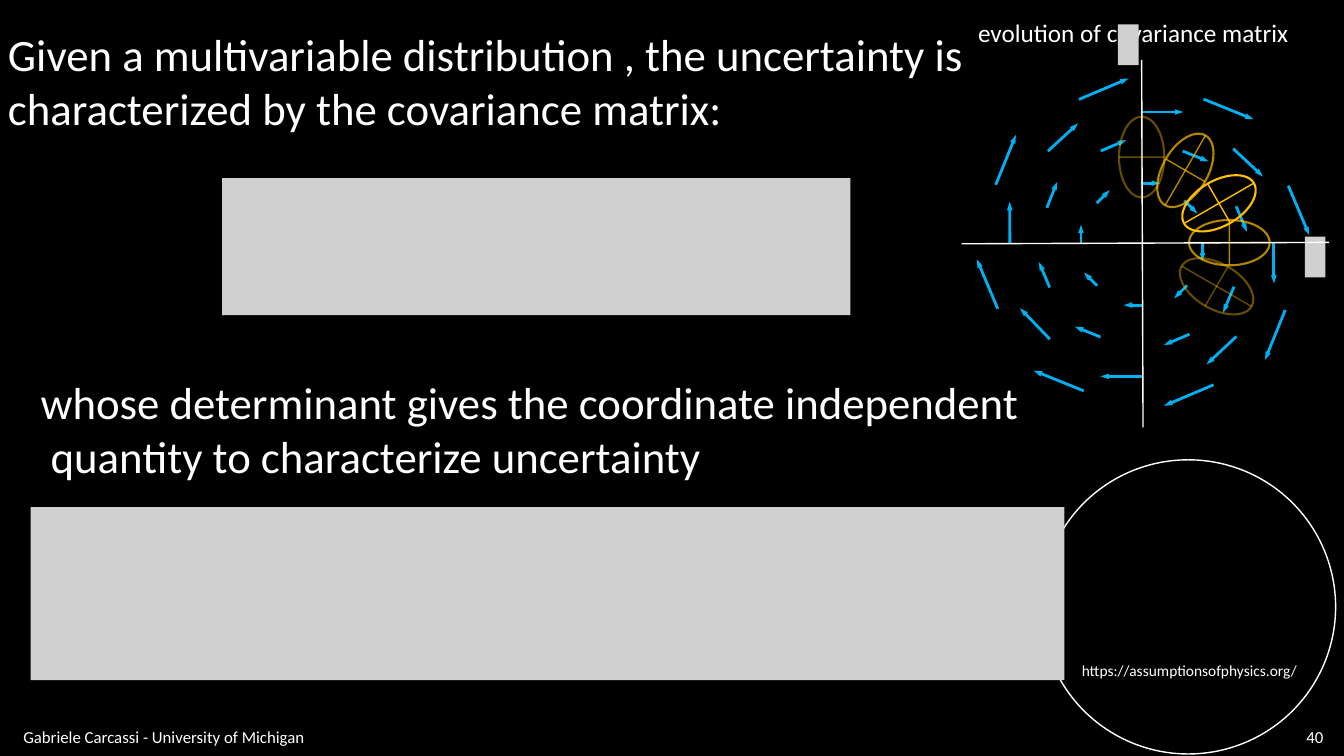
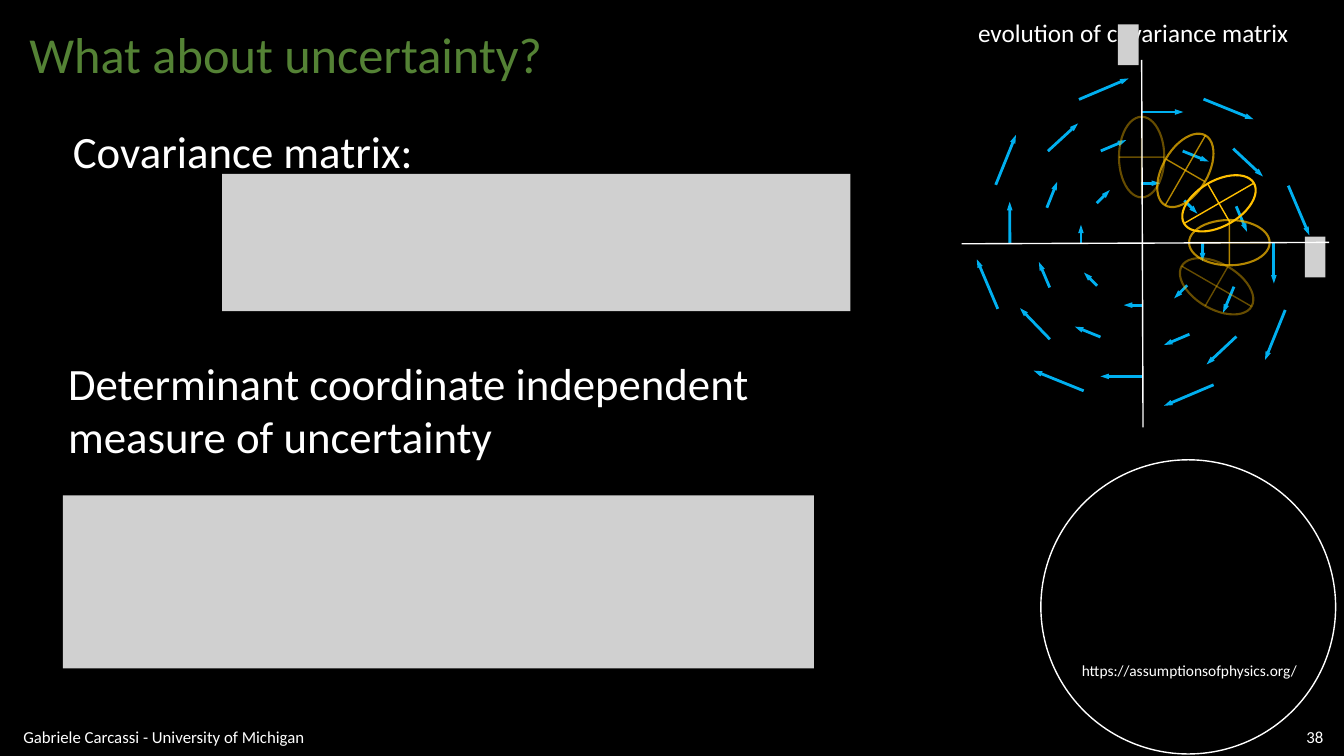
Before and after one commit to assumptionsofphysics/slides, a slide deck: slide 38 of BookCompanions-v2/RP-Class-3.pptx (slide 40 before the commit). Drawn at 1344x756 pixels with LibreOffice and Linux fonts; fonts in the diff are those of the drawing; grey boxes stand for pictures; background and template pictures are left out. Boxes give left, top, right and bottom in pixels: in the first picture for what was removed or moved away, otherwise in the second. Text is boxed around its words. In the diff, an @@ line names an element or a change of style, - is before the commit and + after.

```diff
--- a/BookCompanions-v2/RP-Class-3.pptx
+++ b/BookCompanions-v2/RP-Class-3.pptx
@@ text added at [29, 38, 542, 81], 36 pt, text #548235 @@
+What about uncertainty?
@@ text at [73, 137, 412, 180]: text changed @@
-Given a multivariable distribution , the uncertainty is
-characterized by the covariance matrix:
+Covariance matrix:
@@ picture: place and size @@
-picture at [222, 178, 850, 316]
+picture at [222, 174, 850, 312]
@@ text at [68, 369, 749, 461]: text changed @@
-whose determinant gives the coordinate independent
-quantity to characterize uncertainty
+Determinant coordinate independent
+measure of uncertainty
@@ picture: place and size @@
-picture at [30, 507, 1065, 681]
+picture at [63, 496, 814, 669]
@@ page number at [1306, 731, 1323, 743]: text changed @@
-40
+38
```
Also in this commit, not shown: 5 other slides changed, 2 slides removed, 1 other file.
